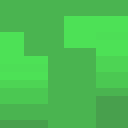
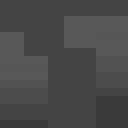
Layer changes from the first 128px x 128px image to the second:
added group "End INfused" with 3 layers above "End" over [0, 0, 128, 128]
added layer "Layer 3" in group "End INfused" over [0, 0, 128, 128]
added layer "Layer 1" (1st of 8, in "End INfused") in group "End INfused" over [0, 0, 128, 128]
hid group "Terra" (2 layers) over [0, 0, 128, 128]
